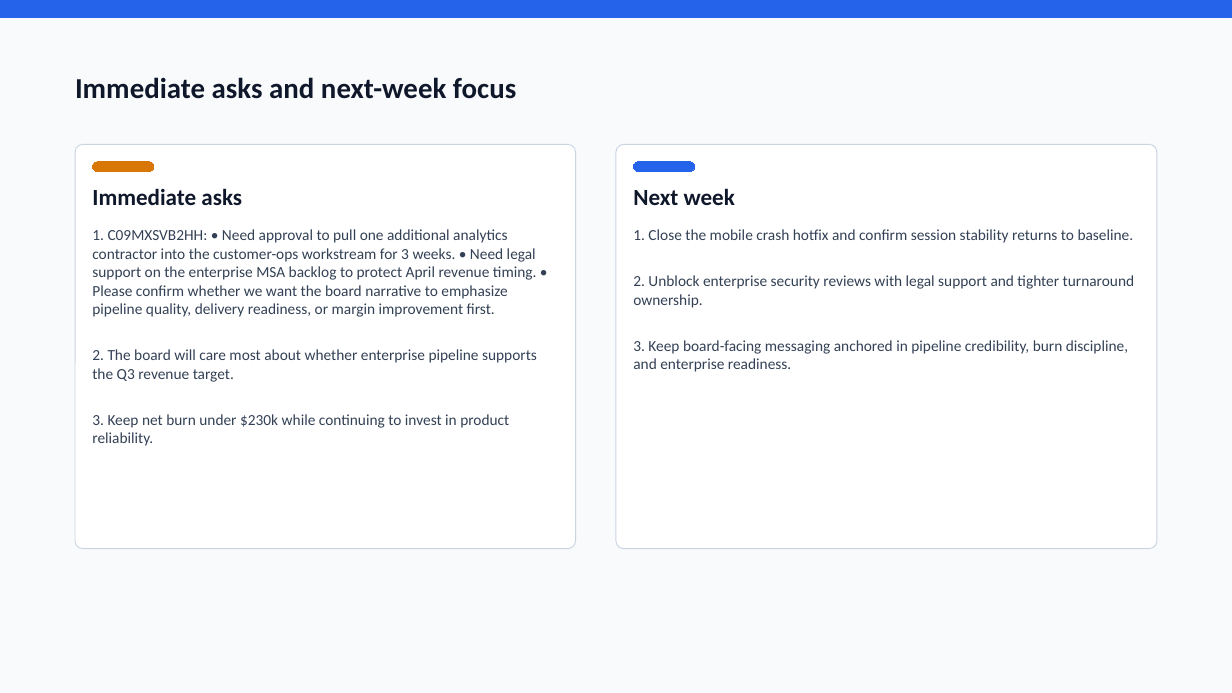
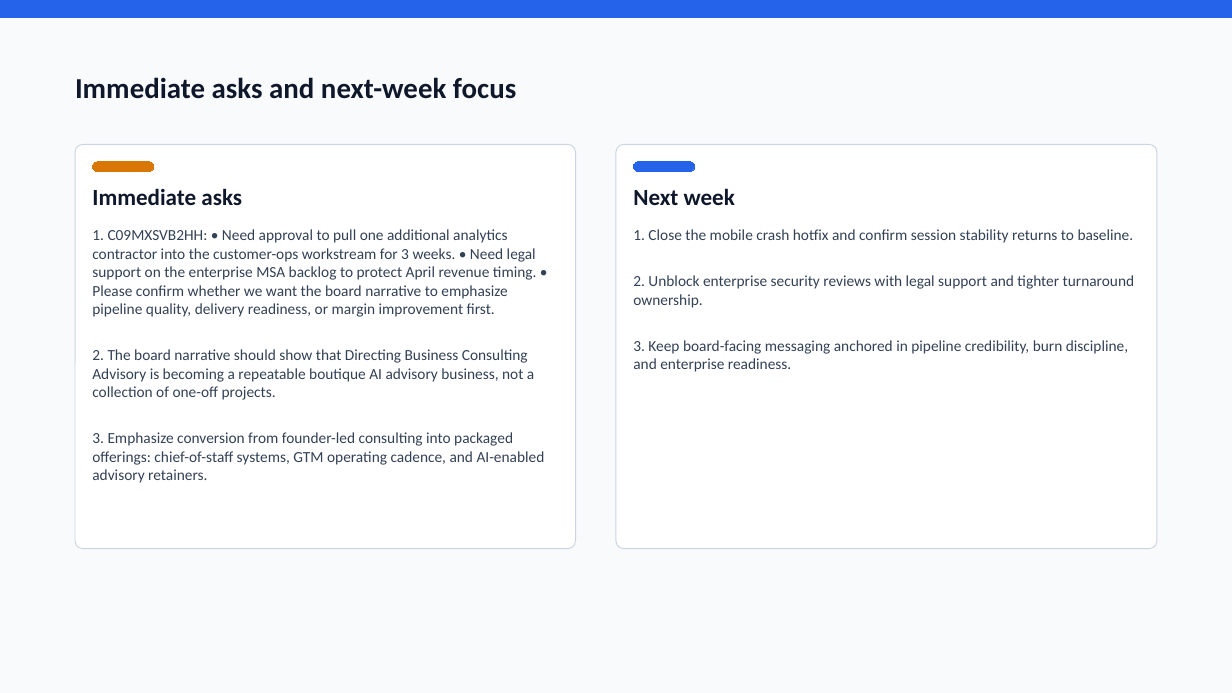
Before and after one commit to Laksh-star/codex-workflow-agents, a slide deck: slide 5 of outputs/executive-briefing-machine-demo/executive-briefing-demo.pptx. Drawn at 1232x693 pixels with LibreOffice and Linux fonts; fonts in the diff are those of the drawing. Boxes give left, top, right and bottom in pixels: in the first picture for what was removed or moved away, otherwise in the second. Text is boxed around its words. In the diff, an @@ line names an element or a change of style, - is before the commit and + after.

Commit message:
Curate final consulting demo inputs and outputs

```diff
--- a/outputs/executive-briefing-machine-demo/executive-briefing-demo.pptx
+++ b/outputs/executive-briefing-machine-demo/executive-briefing-demo.pptx
@@ text at box(92, 349, 545, 483): text changed @@
-2. The board will care most about whether enterprise pipeline supports the Q3 revenue target.
-3. Keep net burn under $230k while continuing to invest in product reliability.
+2. The board narrative should show that Directing Business Consulting Advisory is becoming a repeatable boutique AI advisory business, not a collection of one-off projects.
+3. Emphasize conversion from founder-led consulting into packaged offerings: chief-of-staff systems, GTM operating cadence, and AI-enabled advisory retainers.
```
Also in this commit, not shown: 4 other slides changed, 8 other files.
